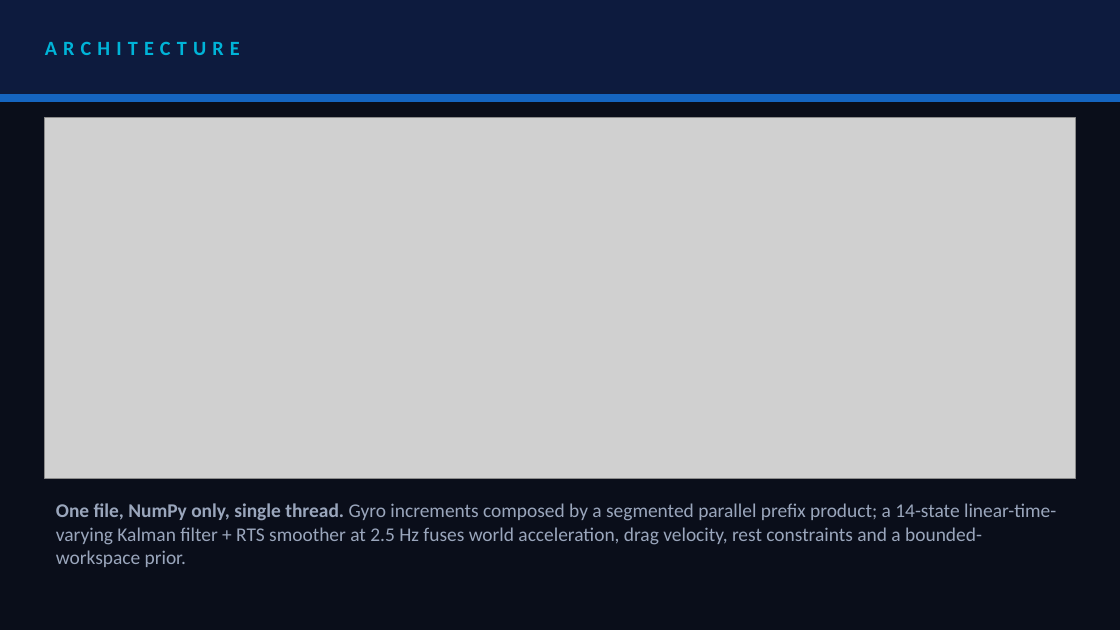
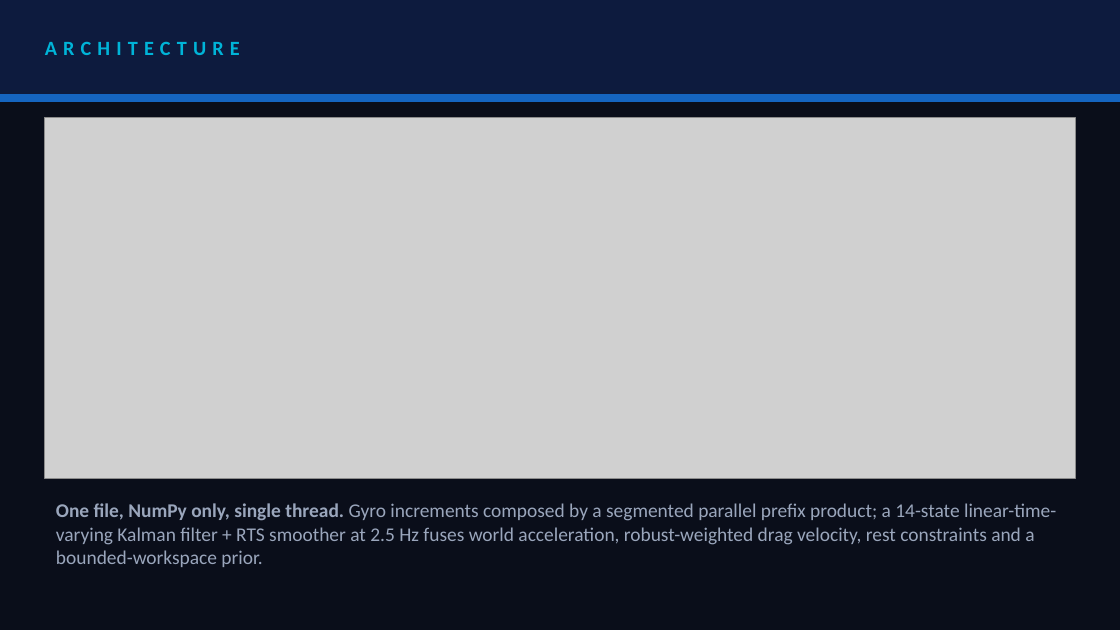
Before and after one commit to RaktimChandra/pathfinder, a slide deck: slide 4 of deck/SRMIST_vortexxx.pptx. Drawn at 1120x630 pixels with LibreOffice and Linux fonts; fonts in the diff are those of the drawing; grey boxes stand for pictures. Boxes give left, top, right and bottom in pixels: in the first picture for what was removed or moved away, otherwise in the second. Text is boxed around its words. In the diff, an @@ line names an element or a change of style, - is before the commit and + after.

```diff
--- a/deck/SRMIST_vortexxx.pptx
+++ b/deck/SRMIST_vortexxx.pptx
@@ text at <box>56,503,1056,567</box>: text changed @@
-One file, NumPy only, single thread. Gyro increments composed by a segmented parallel prefix product; a 14-state linear-time-varying Kalman filter + RTS smoother at 2.5 Hz fuses world acceleration, drag velocity, rest constraints and a bounded-workspace prior.
+One file, NumPy only, single thread. Gyro increments composed by a segmented parallel prefix product; a 14-state linear-time-varying Kalman filter + RTS smoother at 2.5 Hz fuses world acceleration, robust-weighted drag velocity, rest constraints and a bounded-workspace prior.
```
Also in this commit, not shown: 5 other slides changed, 21 other files.
